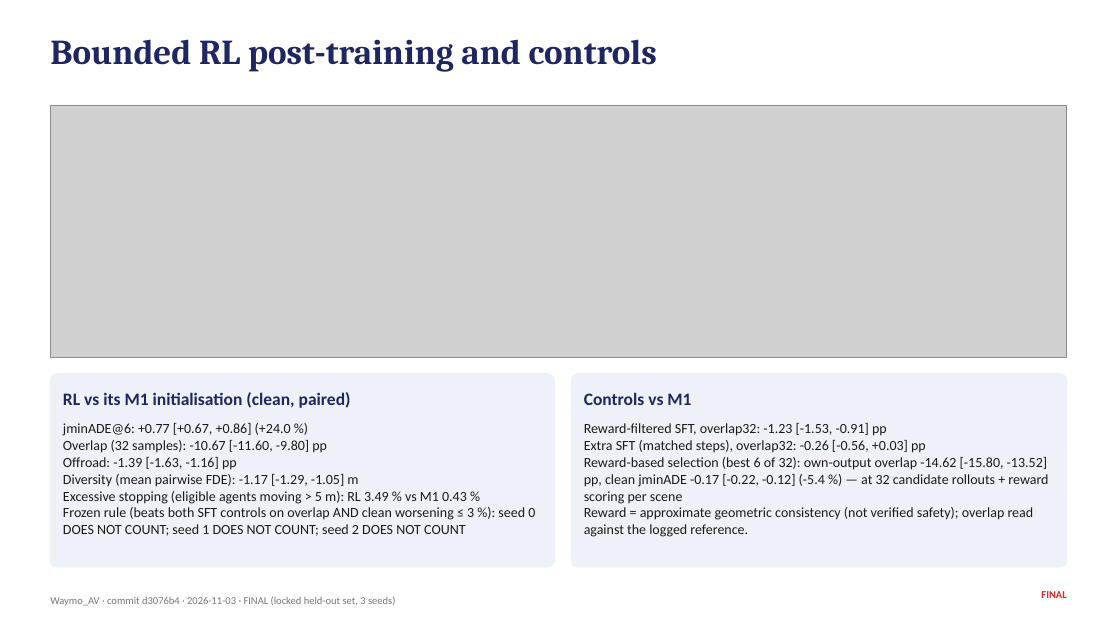
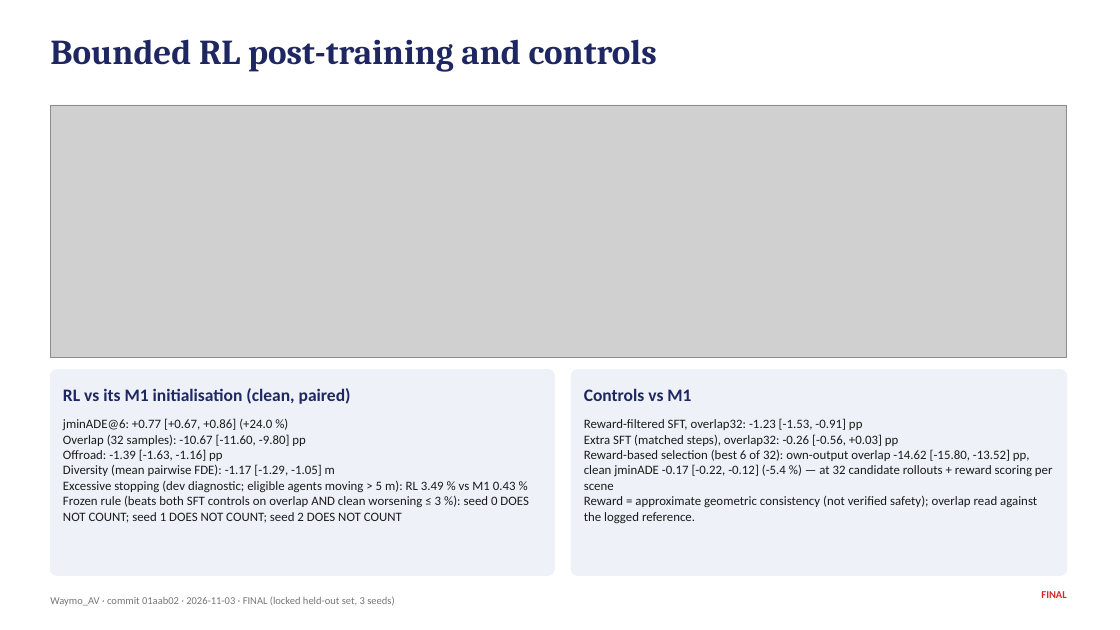
Before and after one commit to jarettpoliner/joint-motion, a slide deck: slide 8 of slides/waymo_av_results_final.pptx. Drawn at 1120x630 pixels with LibreOffice and Linux fonts; fonts in the diff are those of the drawing; grey boxes stand for pictures. Boxes give left, top, right and bottom in pixels: in the first picture for what was removed or moved away, otherwise in the second. Text is boxed around its words. In the diff, an @@ line names an element or a change of style, - is before the commit and + after.

Commit message:
Final deck: RL slide card sizing, dev-diagnostic label; rebuilt against final commit

```diff
--- a/slides/waymo_av_results_final.pptx
+++ b/slides/waymo_av_results_final.pptx
@@ rounded rectangle resized from (x1=50, y1=374, x2=555, y2=567) to (x1=50, y1=370, x2=555, y2=576) @@
@@ rounded rectangle at (x1=50, y1=370, x2=555, y2=576): proportions changed @@
@@ text "RL vs its M1 initialisation ..." moved from (x1=63, y1=392, x2=351, y2=408) to (x1=63, y1=388, x2=351, y2=404) @@
@@ rounded rectangle at (x1=571, y1=370, x2=1067, y2=576): proportions changed @@
@@ rounded rectangle resized from (x1=571, y1=374, x2=1067, y2=567) to (x1=571, y1=370, x2=1067, y2=576) @@
@@ text "Controls vs M1" moved from (x1=584, y1=392, x2=691, y2=405) to (x1=584, y1=388, x2=691, y2=401) @@
@@ text at (x1=63, y1=418, x2=528, y2=523): size 12 to 11 pt in "jminADE@6: +0.77 [+0.67, +0.86] (+24.0 %)", "Overlap (32 samples): -10.67 [-11.60, -9.80] pp", "Offroad: -1.39 [-1.63, -1.16] pp", "Diversity (mean pairwise FDE): -1.17 [-1.29, -1.05] ..." and 1 more places @@
@@ text "Reward-filtered SFT, overlap32: -1.23 [-1.53, ..." at (x1=584, y1=418, x2=1053, y2=523): size 12 to 11 pt @@
@@ text at (x1=63, y1=481, x2=516, y2=492): text changed; size 12 to 11 pt @@
-Excessive stopping (eligible agents moving > 5 m): RL 3.49 % vs M1 0.43 %
+Excessive stopping (dev diagnostic; eligible agents moving > 5 m): RL 3.49 % vs M1 0.43 %
@@ text at (x1=50, y1=596, x2=394, y2=606): text changed @@
-Waymo_AV · commit d3076b4 · 2026-11-03 · FINAL (locked held-out set, 3 seeds)
+Waymo_AV · commit 01aab02 · 2026-11-03 · FINAL (locked held-out set, 3 seeds)
```
Also in this commit, not shown: 9 other slides changed, 13 other files.
